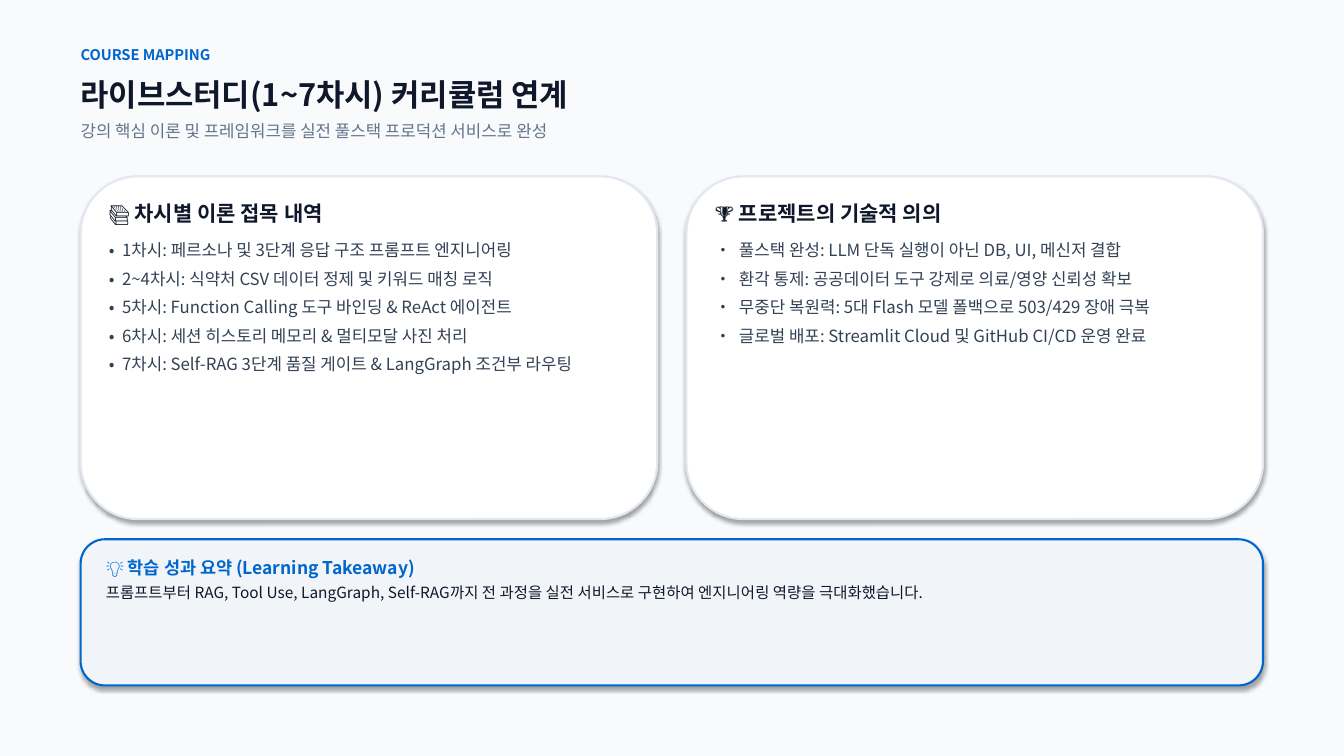
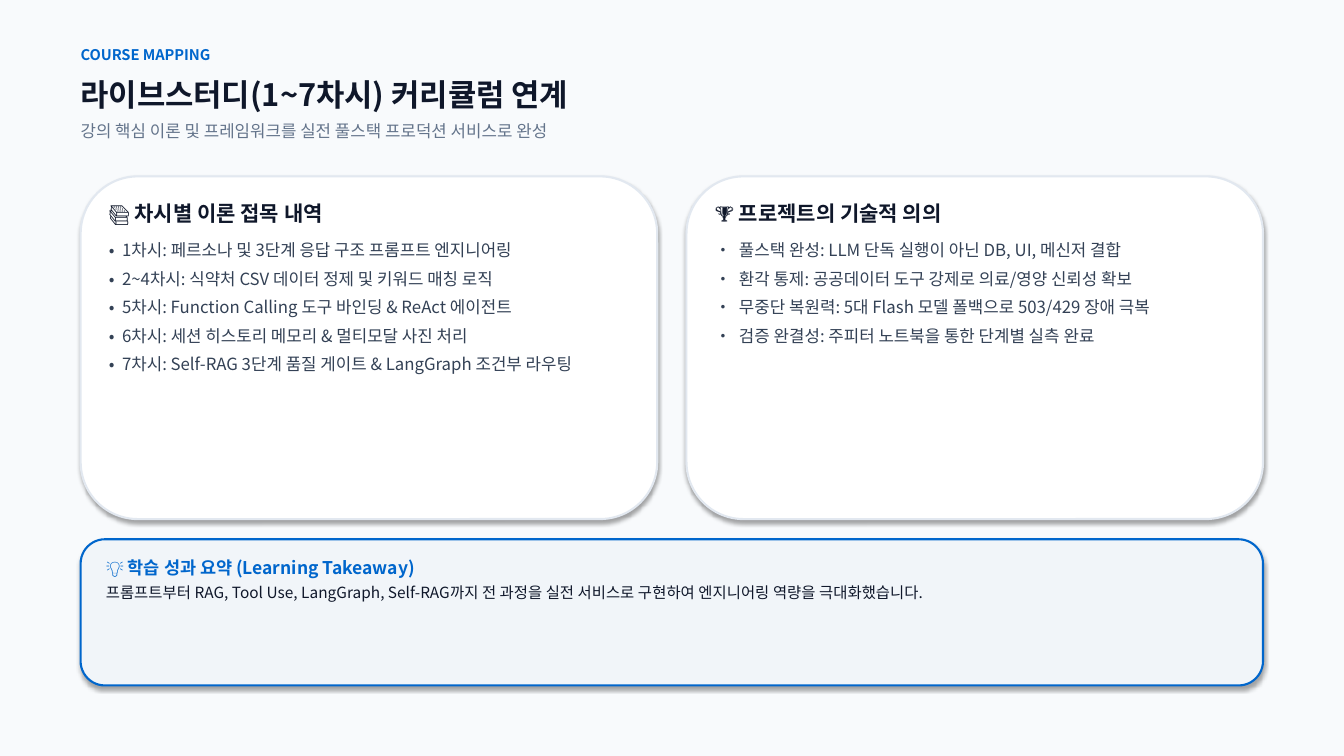
Before and after one commit to rye6837-web/impossible_to_get_lost_my_weight, a slide deck: slide 13 of AI_Diet_Coach_Presentation.pptx (slide 14 before the commit). Drawn at 1344x756 pixels with LibreOffice and Linux fonts; fonts in the diff are those of the drawing. Boxes give left, top, right and bottom in pixels: in the first picture for what was removed or moved away, otherwise in the second. Text is boxed around its words. In the diff, an @@ line names an element or a change of style, - is before the commit and + after.

```diff
--- a/AI_Diet_Coach_Presentation.pptx
+++ b/AI_Diet_Coach_Presentation.pptx
@@ text at box(739, 328, 1095, 344): text changed @@
-• 글로벌 배포: Streamlit Cloud 및 GitHub CI/CD 운영 완료
+• 검증 완결성: 주피터 노트북을 통한 단계별 실측 완료
```
Also in this commit, not shown: 10 other slides changed, 1 slide added, 2 slides removed, 2 other files.
